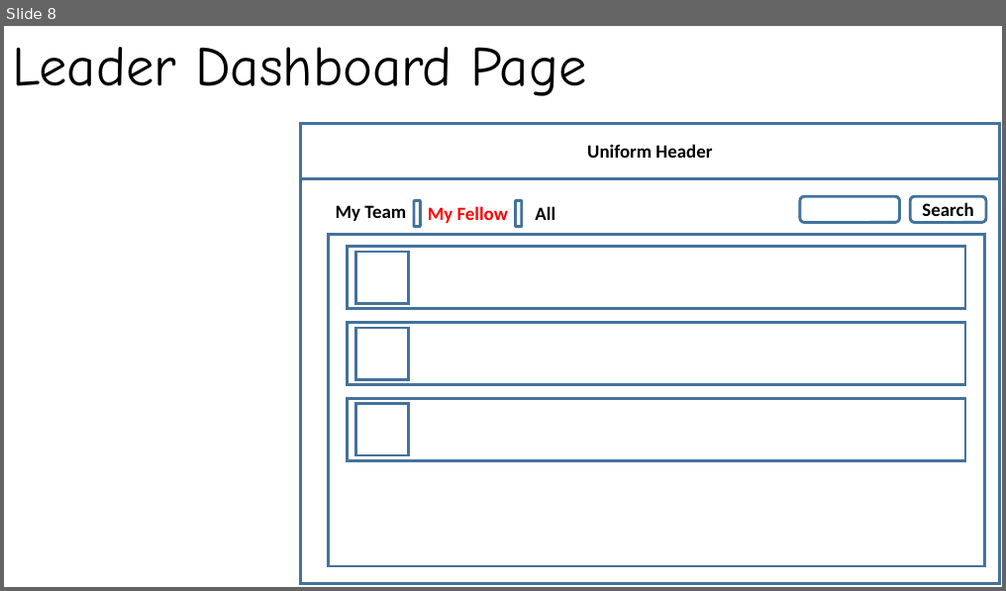
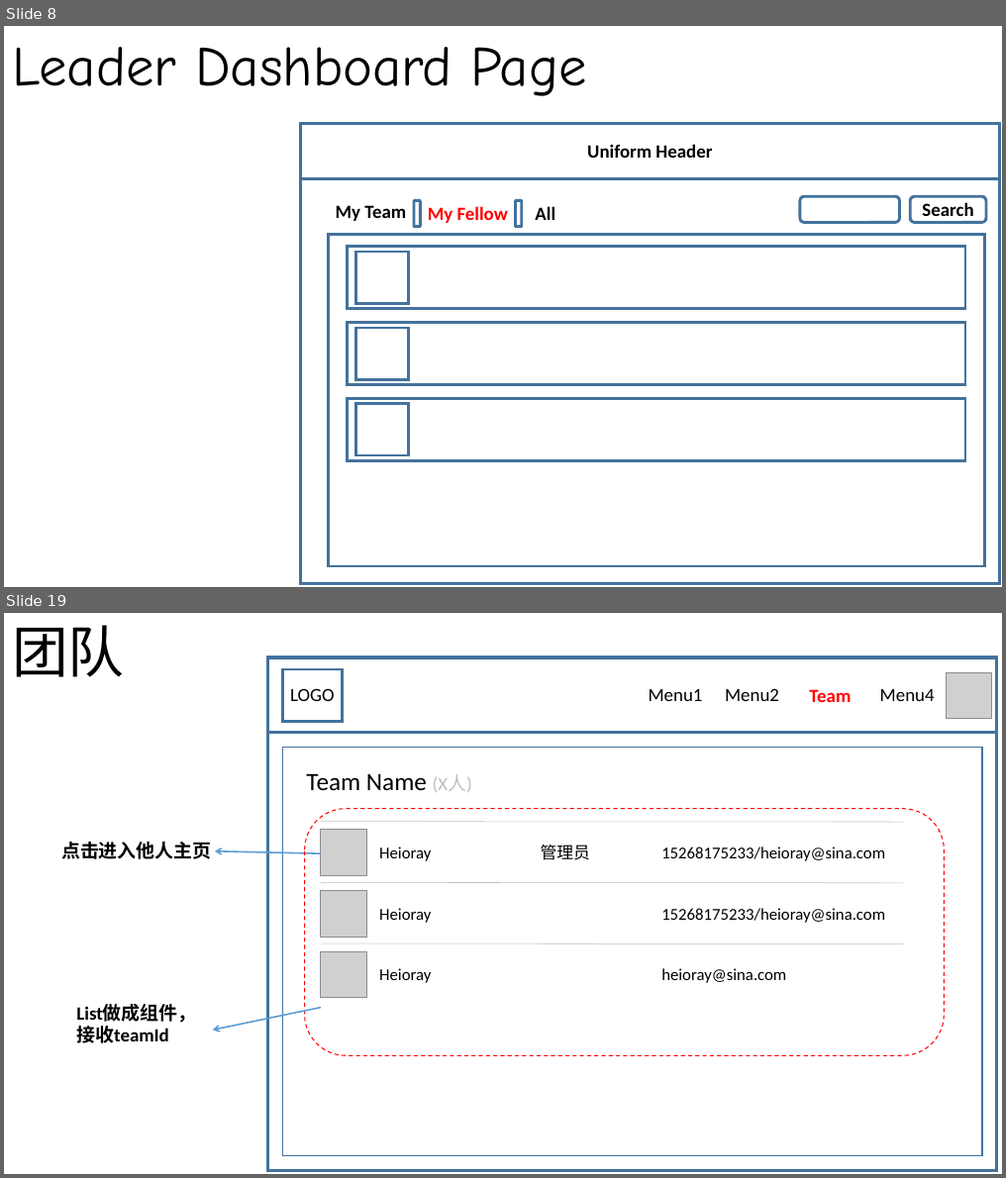
Before and after one commit to Aiyoumi-FE/ONE-TEAM, a slide deck: pageDesign.pptx. Shown one above the other, each under a label of ours: slide 8 before the commit, slides 8 and 19 after it; the slides between them are not shown. The pictures are 1006x591 and 1006x1178 pixels, drawn with LibreOffice and Linux fonts; fonts in the diff are those of the drawing; grey boxes stand for pictures. Boxes give left, top, right and bottom in pixels: in the first picture for what was removed or moved away, otherwise in the second. Text is boxed around its words. In the diff, an @@ line names an element or a change of style, - is before the commit and + after.

```diff
--- a/pageDesign.pptx
+++ b/pageDesign.pptx
@@ slide 19 added at (4, 613, 1002, 1174), background #FFFFFF @@
@@ text added at (12, 625, 124, 677), 54 pt, text #000000 @@
+团队
@@ group added at (268, 658, 997, 1171): 5 texts, 4 rectangles, 1 picture @@
+LOGO
+Menu1
+Menu2
+Team
+Menu4
@@ text added at (306, 773, 472, 792), 24 pt, text #000000 @@
+Team Name (X人)
@@ rounded rectangle added at (305, 808, 944, 1056), outline #FF0000 1 pt dashed @@
@@ text added at (61, 842, 211, 860), 18 pt, text #000000, bold @@
+点击进入他人主页
@@ group added at (321, 822, 904, 875): 3 texts, 1 line, 1 picture @@
+Heioray
+管理员
+15268175233/heioray@sina.com
@@ arrow added from (321, 854) to (215, 851), #5B9BD5 1.5 pt @@
@@ group added at (321, 882, 904, 937): 2 texts, 1 line, 1 picture @@
+Heioray
+15268175233/heioray@sina.com
@@ group added at (321, 944, 904, 998): 2 texts, 1 line, 1 picture @@
+Heioray
+heioray@sina.com
@@ text added at (76, 1004, 196, 1044), 18 pt, text #000000, bold @@
+List做成组件，
+接收teamId
@@ arrow added from (321, 1008) to (213, 1030), #5B9BD5 1.5 pt @@
```
Also in this commit, not shown: 1 slide changed, 12 other slides added, 1 slide removed.
